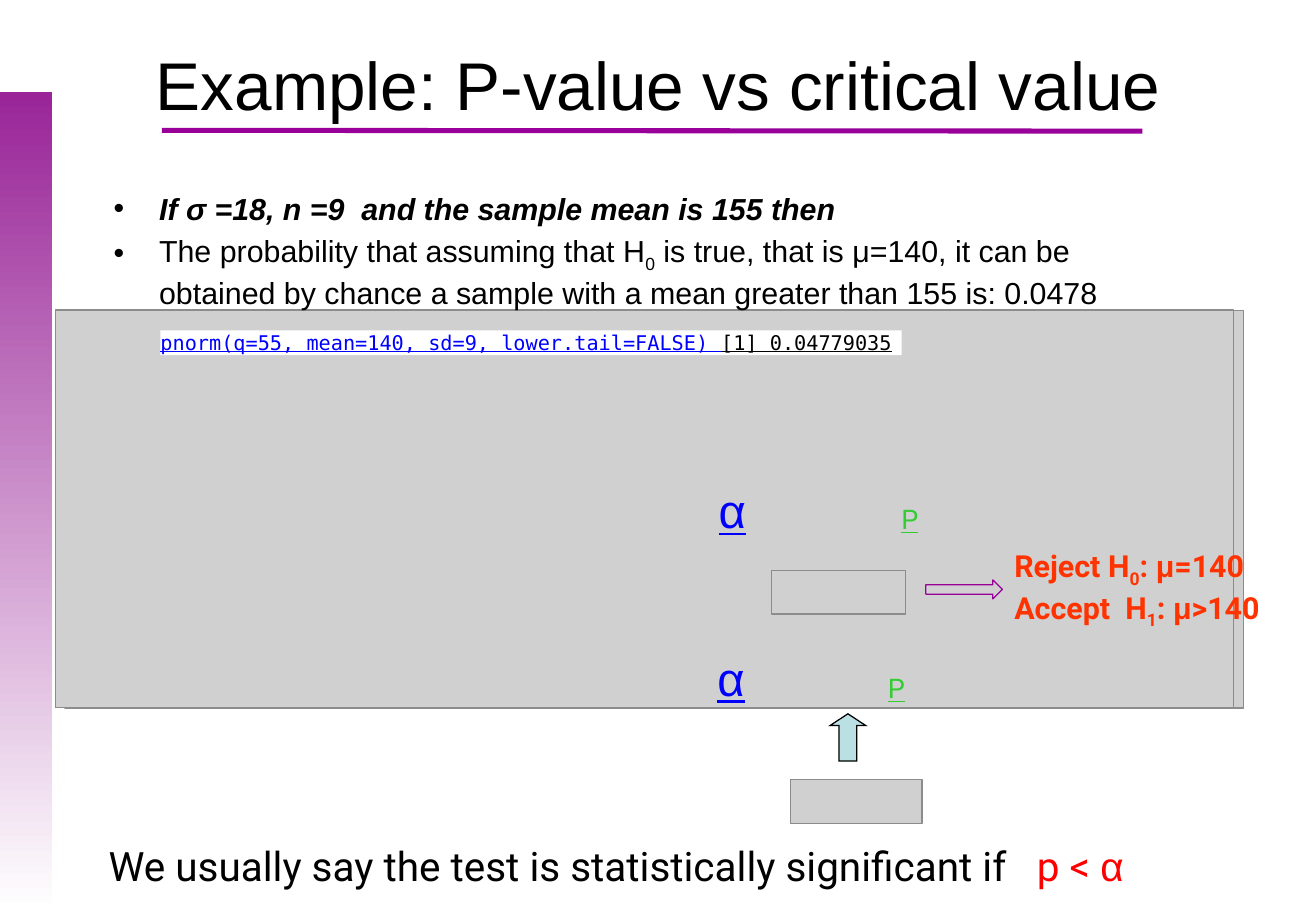
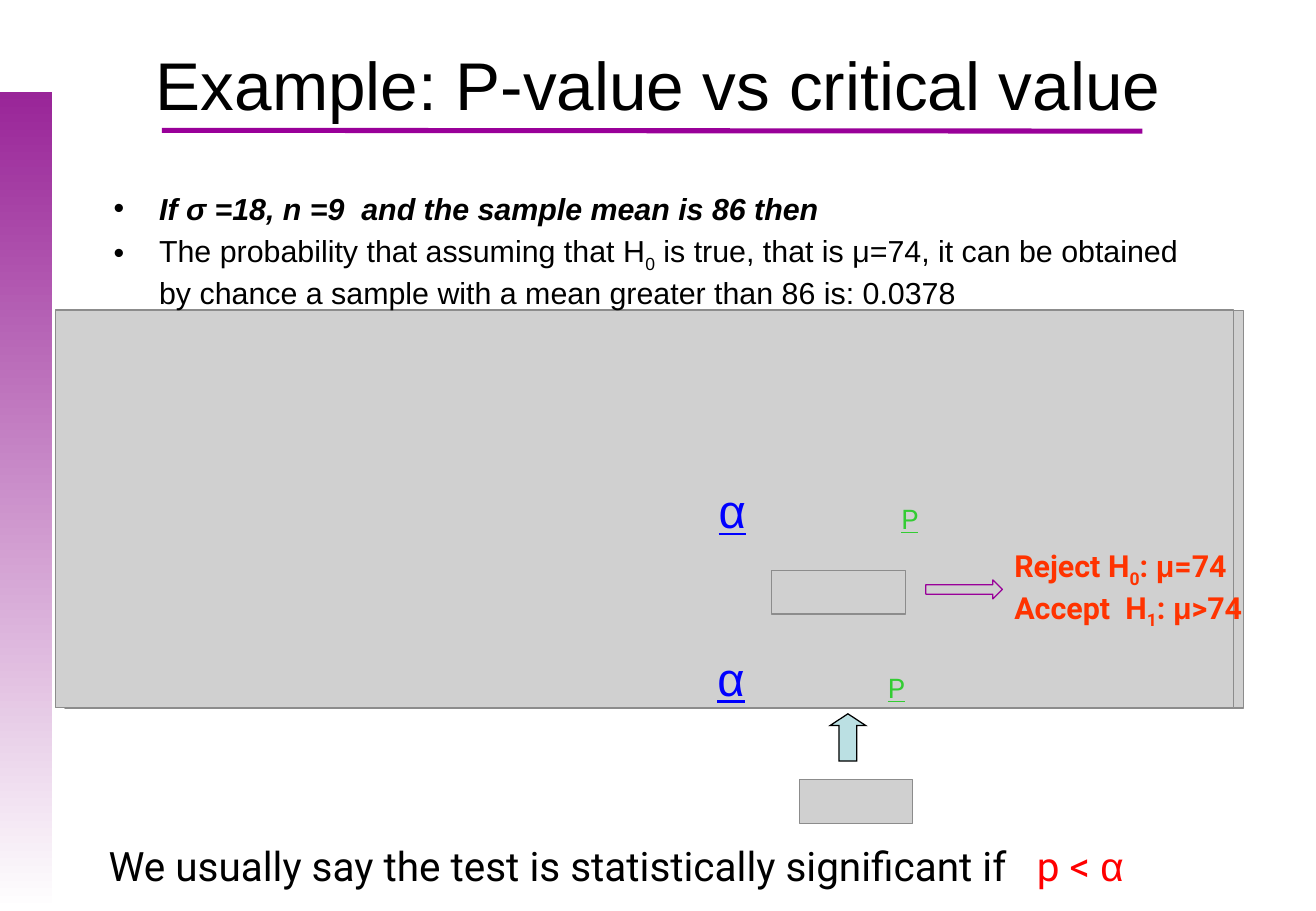
Before and after one commit to uebvhir/Course_Basic_Statistics-VHIO-2019, a slide deck: slide 20 of Sessio_6/EBB_2019_Session_6_Hypothesis_tests.pptx (slide 19 before the commit). Drawn at 1316x911 pixels with LibreOffice and Linux fonts; fonts in the diff are those of the drawing; grey boxes stand for pictures; background and template pictures are left out. Boxes give left, top, right and bottom in pixels: in the first picture for what was removed or moved away, otherwise in the second. Text is boxed around its words. In the diff, an @@ line names an element or a change of style, - is before the commit and + after.

```diff
--- a/Sessio_6/EBB_2019_Session_6_Hypothesis_tests.pptx
+++ b/Sessio_6/EBB_2019_Session_6_Hypothesis_tests.pptx
@@ text at [159,198,1177,310]: text changed @@
-• If σ =18, n =9 and the sample mean is 155 then
-• The probability that assuming that H0 is true, that is μ=140, it can be obtained by chance a sample with a mean greater than 155 is: 0.0478
+• If σ =18, n =9 and the sample mean is 86 then
+• The probability that assuming that H0 is true, that is μ=74, it can be obtained by chance a sample with a mean greater than 86 is: 0.0378
@@ rectangle removed at [160,331,902,355] @@
-pnorm(q=55, mean=140, sd=9, lower.tail=FALSE) [1] 0.04779035
@@ text at [1014,554,1242,625]: text changed @@
-Reject H0: μ=140
-Accept H1: μ>140
+Reject H0: μ=74
+Accept H1: μ>74
@@ picture: place and size @@
-picture at [791,780,922,824]
+picture at [800,780,913,824]
```
Also in this commit, not shown: 12 other slides changed, 3 slides added, 2 slides removed, 1 other file.
